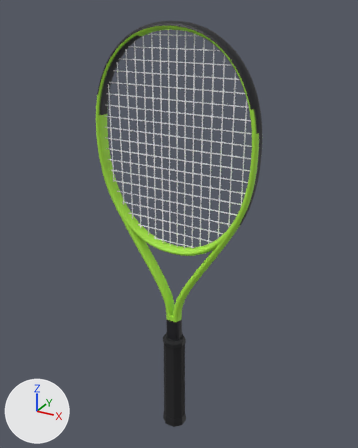
The glTF model assets/realistic/head-extreme-mp-xl.glb as it was, and as the next commit left it.
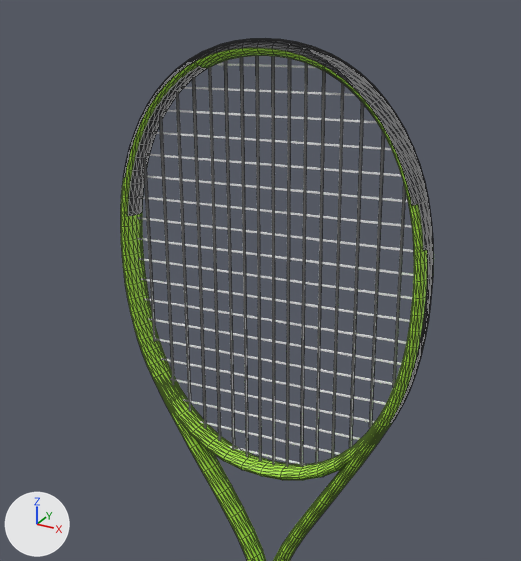
Each version appears first whole from a camera (50 mm lens) standing at (0.351, -0.621, 0.716) and looking at (-0.002, 0.022, 0.395), and next in a close-up on the part from 9% to 86% of the width and 0% to 67% of the height. Lighting does not change. The marker at lower left points along +X, +Y and +Z. The last two pictures show the newer version. The close-ups show mesh edges as thin lines. Where no turn or scale is listed for an object, it has been applied to the vertices. Vertices at exactly the same position are counted once.

Names of what the first close-up shows: 'bumper', 'frame', 'grommets', 'strings_crosses', 'strings_mains'.
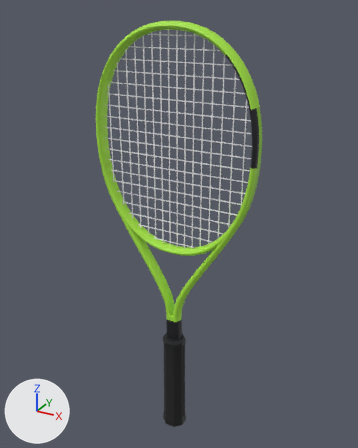
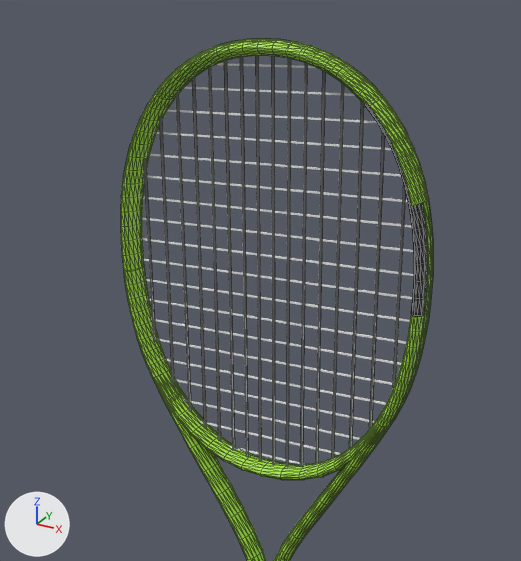
Changed parts and their boxes [x1, y1, x2, y2] in the close-ups (521 x 561 px; the box of a moved part takes in the faces that stretch with it):
'frame', reshaped, recoloured: [121, 48, 433, 561] in both
'bumper', recoloured: [123, 39, 429, 206] in both
'grommets', recoloured: [390, 201, 433, 424] in both
part 1 of me_frame, moved or reshaped: before [122, 209, 142, 227]; after [122, 209, 142, 241]
part 2 of me_frame, moved or reshaped: [157, 57, 216, 100] in both
part 3 of me_frame, moved or reshaped: [312, 60, 369, 109] in both
part 4 of me_frame, moved or reshaped: before [413, 280, 427, 298]; after [411, 297, 426, 315]
part 5 of me_frame, moved or reshaped: before [414, 262, 427, 281]; after [413, 280, 427, 298]
part 6 of me_frame, moved or reshaped: before [415, 245, 427, 264]; after [414, 245, 427, 281]
part 7 of me_frame, moved or reshaped: before [413, 246, 417, 264]; after [413, 246, 417, 281]
part 8 of me_frame, recoloured: before [125, 65, 358, 217]; after [125, 65, 365, 219]
part 9 of me_frame, recoloured: before [358, 95, 427, 315]; after [365, 102, 427, 317]

The edits, one by one:
Material 'mat_bumper' (mat_mat_bumper) changes colour from black #14161a to green #a6e63f; in linear values from (0.007, 0.00802, 0.0103) to (0.381, 0.791, 0.0497).
Material 'mat_grommets' (mat_mat_grommets) changes colour from black #14161a to green #8fcb34; in linear values from (0.007, 0.00802, 0.0103) to (0.275, 0.597, 0.0343).
me_frame has 1706 vertices, 3352 faces and spans x -0.134..0.134, y -0.013..0.013, z -0.257..0.257.
me_frame is used by ob_frame; location (0.0, 0.0, 0.441).
me_frame part 1: all 7 vertices in x -0.125..-0.122, y -0.012..0.012, z 0.122 are moved by (-0.001, 0.0, -0.008).
me_frame part 2: 80 of 1706 vertices moved; they spanned x -0.083..-0.05, y -0.012..0.012, z 0.22..0.247 and now span x -0.089..-0.051, y -0.012..0.012, z 0.215..0.246; mean shift (-0.007, 0.0, -0.004); largest move (-0.075, 0.0, 0.235) -> (-0.083, 0.0, 0.228).
me_frame part 3: 80 of 1706 vertices moved; they spanned x 0.05..0.083, y -0.012..0.012, z 0.22..0.247 and now span x 0.051..0.089, y -0.012..0.012, z 0.215..0.246; mean shift (0.007, 0.0, -0.004); largest move (0.075, 0.0, 0.235) -> (0.083, 0.0, 0.228).
me_frame part 4: 16 of the vertices in x 0.123..0.133, y -0.013..0.013, z 0.089..0.102 are moved by (0.0, 0.0, -0.012).
me_frame part 5: all 16 vertices in x 0.123..0.134, y -0.013..0.013, z 0.113..0.114 are moved by (0.001, 0.0, -0.012).
me_frame part 6: all 9 vertices in x 0.127..0.133, y -0.013..0.013, z 0.122..0.123 are moved by (0.001, 0.0, -0.009).
me_frame part 7: all 7 vertices in x 0.122..0.125, y -0.012..0.012, z 0.122 are moved by (0.001, 0.0, -0.008).
me_frame part 8: 456 faces centred in x -0.133..0.08, y -0.011..0.011, z 0.123..0.246 are repainted in the vertex colours; the middle colour goes from black #16161c to green #a6e640.
me_frame part 9: 304 faces centred in x 0.08..0.134, y -0.013..0.013, z 0.081..0.224 are repainted in the vertex colours; the middle colour goes from green #a6e640 to black #16161c.
